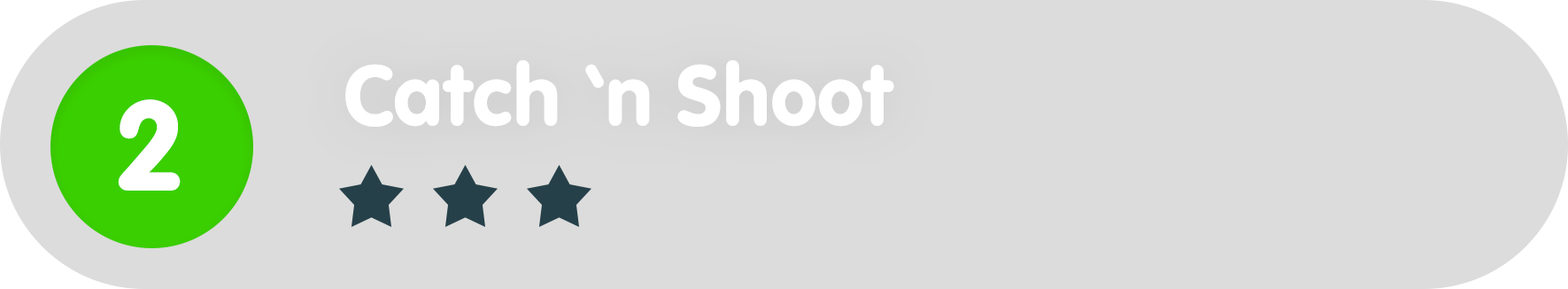
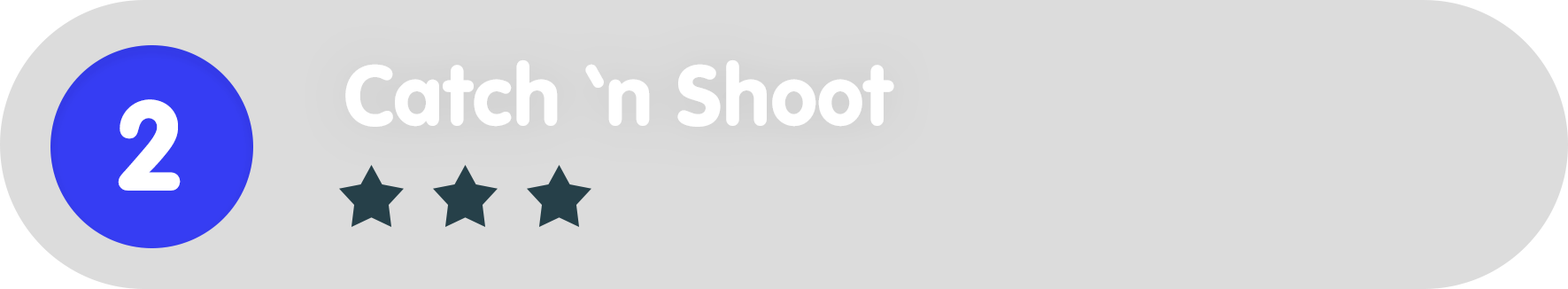
Before/after of a w=1568, h=289 layered artwork. What changed in the layer stack:
painted on "Ellipse_green" over (50, 45, 254, 248)
